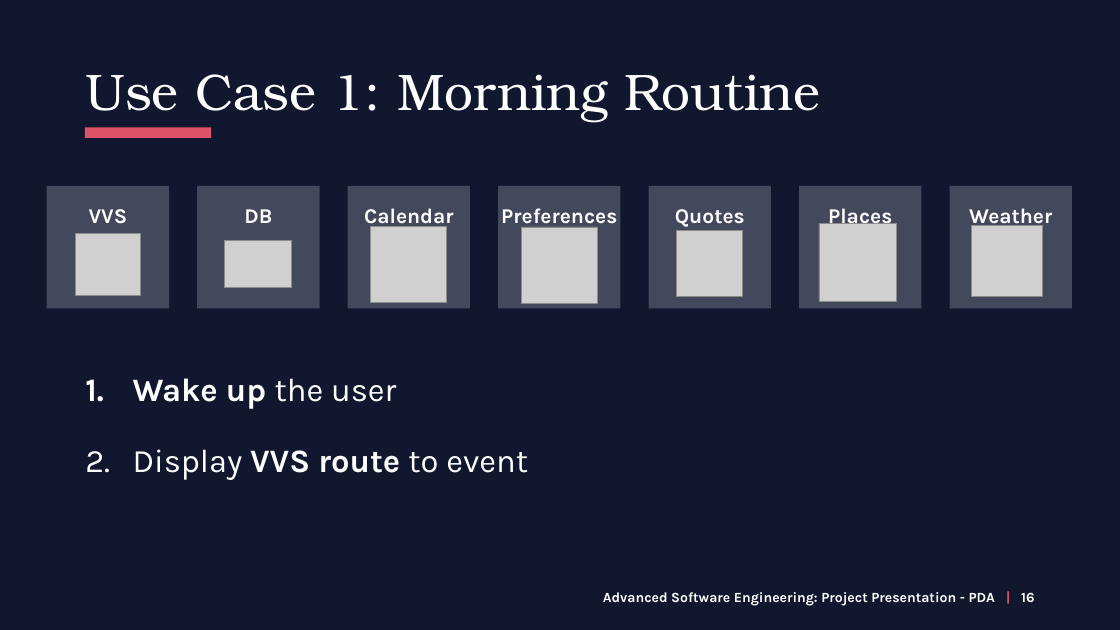
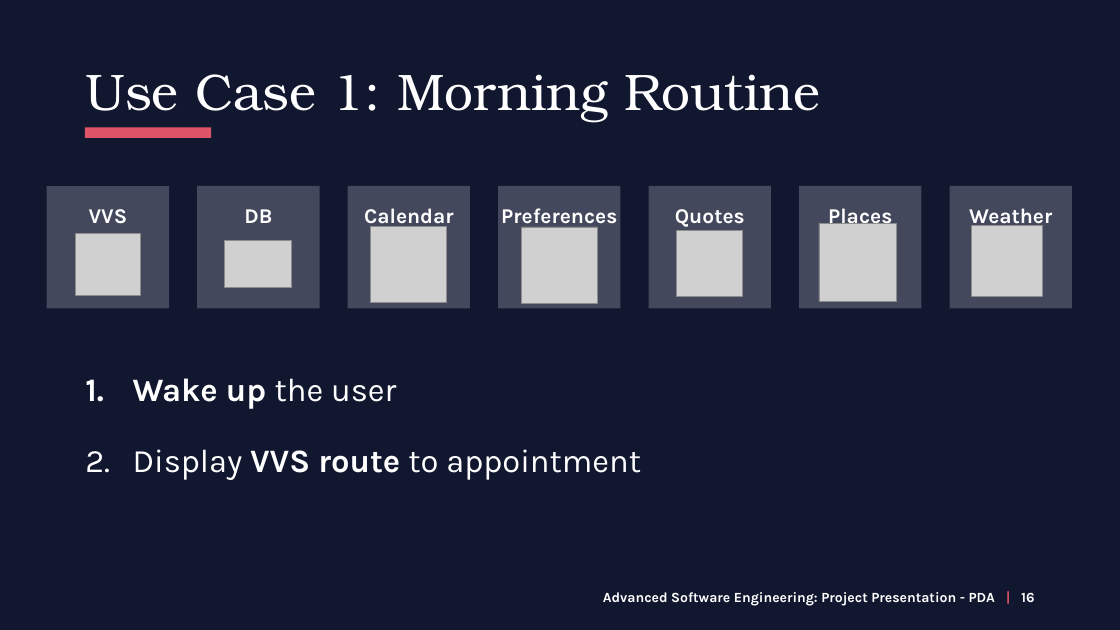
Before and after one commit to dhbw-stg-tinf17a/ICC-Pr-sentation, a slide deck: slide 16 of Presentation/ASE_Gunter.pptx. Drawn at 1120x630 pixels with LibreOffice and Linux fonts; fonts in the diff are those of the drawing; grey boxes stand for pictures. Boxes give left, top, right and bottom in pixels: in the first picture for what was removed or moved away, otherwise in the second. Text is boxed around its words. In the diff, an @@ line names an element or a change of style, - is before the commit and + after.

```diff
--- a/Presentation/ASE_Gunter.pptx
+++ b/Presentation/ASE_Gunter.pptx
@@ text at [133, 449, 641, 480]: text changed @@
-2. Display VVS route to event
+2. Display VVS route to appointment
```
Also in this commit, not shown: 7 other slides changed, 1 slide added, 1 slide removed.
